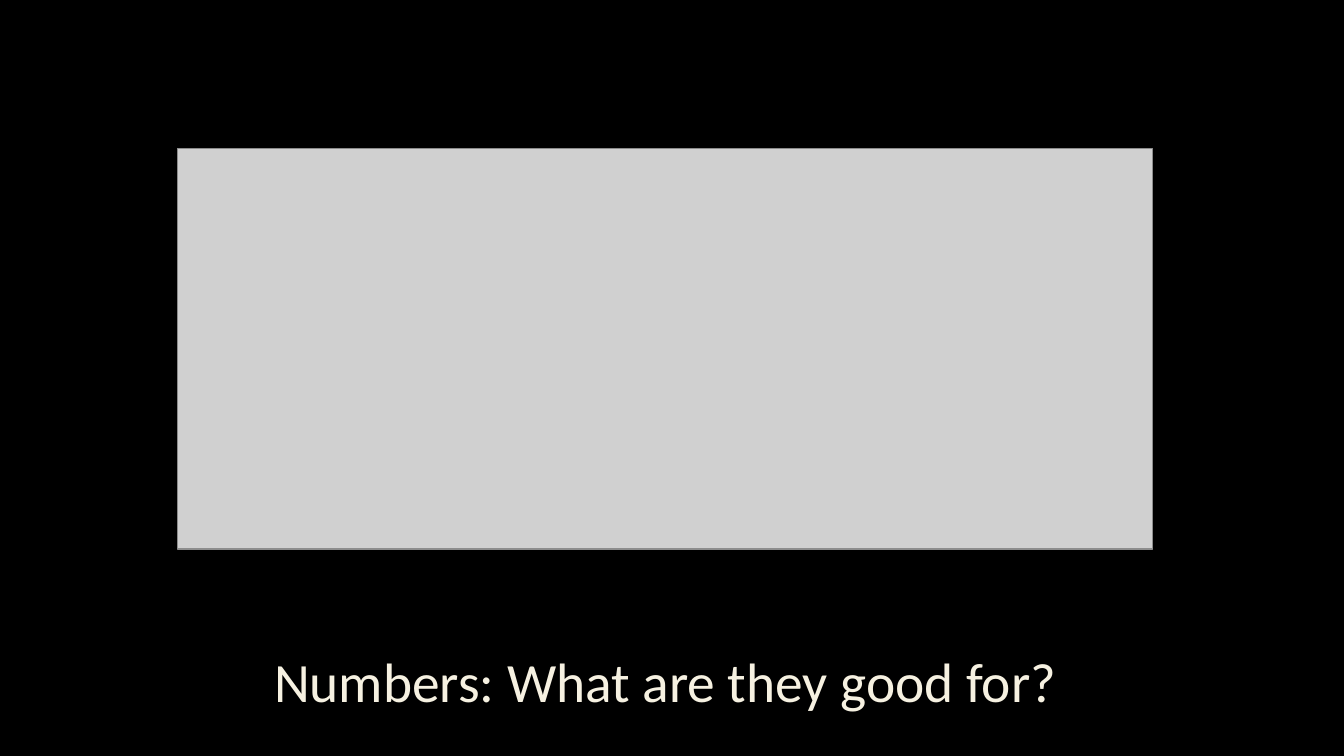
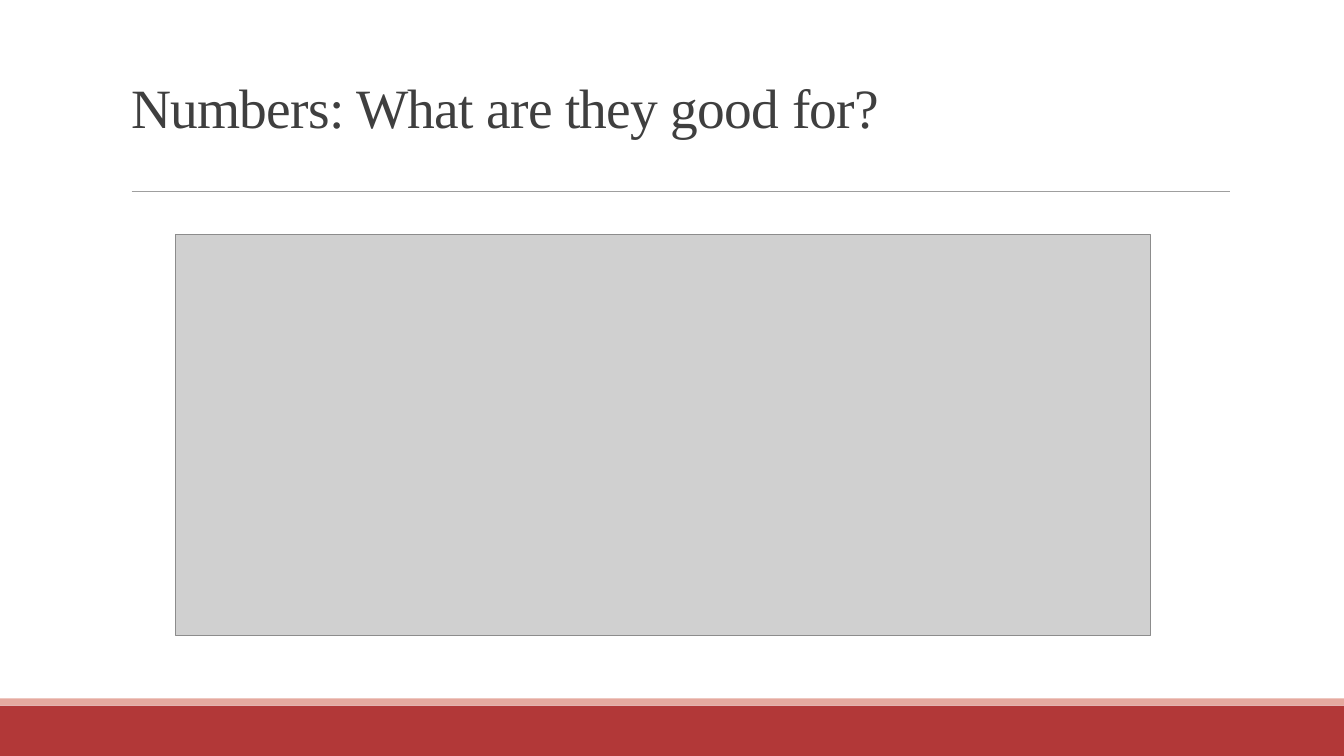
Before and after one commit to communitymaplab/geog4300_datascience, a slide deck: slide 1 of in_class_slides/geog4300_L01-Introductions.pptx. Drawn at 1344x756 pixels with LibreOffice and Linux fonts; fonts in the diff are those of the drawing; grey boxes stand for pictures. Boxes give left, top, right and bottom in pixels: in the first picture for what was removed or moved away, otherwise in the second. Text is boxed around its words. In the diff, an @@ line names an element or a change of style, - is before the commit and + after.

```diff
--- a/in_class_slides/geog4300_L01-Introductions.pptx
+++ b/in_class_slides/geog4300_L01-Introductions.pptx
@@ background #000000 to #FFFFFF @@
@@ title "Numbers: What are they good ...": place and size @@
-title "Numbers: What are they good ..." at [274,663,1056,712]
+title "Numbers: What are they good ..." at [131,89,879,138]
@@ title "Numbers: What are they good ..." at [131,89,879,138]: font Calibri to Times New Roman, text colour #F6F1E1 to #3F3F3F, letter spacing 0 to -0.5 pt, letter outline #404040 0.75 pt to none; alignment centre to left; line spacing 1 to 0.85 @@
@@ line added from (132, 192) to (1231, 192), #9F9F9F 0.5 pt @@
@@ picture: place and size @@
-picture at [177,148,1152,548]
+picture at [175,235,1150,635]
@@ rectangle added at [0,706,1344,756], fill #B23838 @@
@@ rectangle added at [0,699,1344,706], fill #E5A99F @@
```
Also in this commit, not shown: 19 other slides changed, 7 other files.
